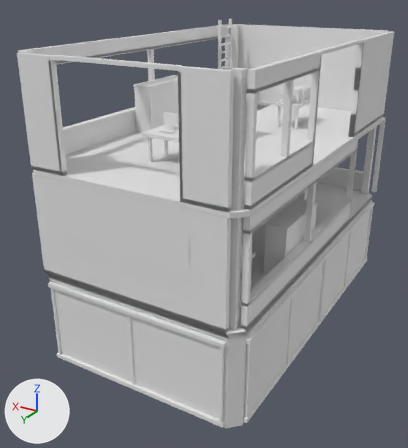
A saved change to the OBJ model cloudbreak-array-r2/assets/tower-e-2.obj.
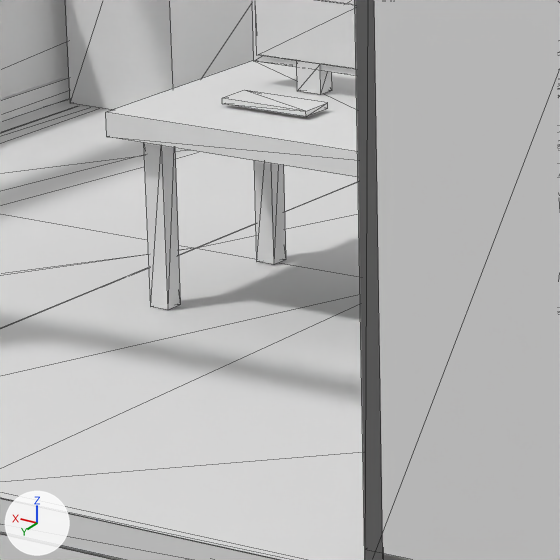
Old and new are each drawn whole from a 50 mm camera at (-8.65, 16.38, 7.95) aimed at (0.54, 1.07, 0.29) and again close up on the part from 31% to 51% of the width and 26% to 44% of the height. Lighting does not change. The marker at lower left points along +X, +Y and +Z. The older version's two pictures come first. The close-ups show mesh edges as thin lines. Where no turn or scale is listed for an object, it has been applied to the vertices.

Names of what the first close-up shows: 'tower-e-2'.
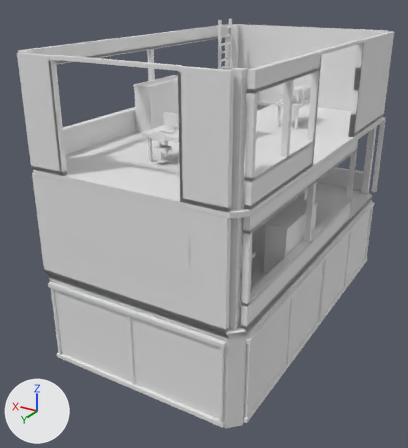
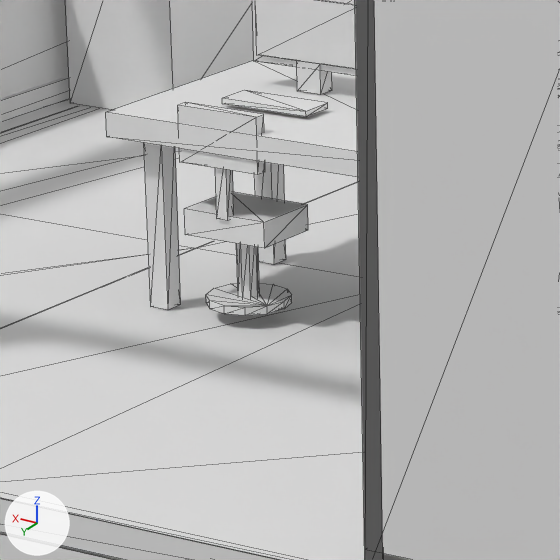
Patch to the scene script:
```diff
--- a/cloudbreak-array-r2/assets/tower-e-2.obj.py
+++ b/cloudbreak-array-r2/assets/tower-e-2.obj.py
@@ me_tower_e_2 @@
 # used by ob_tower_e_2; location = (0.0, 0.0, 0.0)
-me_tower_e_2.from_pydata(...)  # 1787 vertices, 2728 faces; spans x -3.57..3.57, y -6.17..6.17, z -2.97..6.53
+me_tower_e_2.from_pydata(...)  # 1915 vertices, 2944 faces; spans x -3.57..3.57, y -6.17..6.17, z -2.97..6.53
+# me_tower_e_2 part 1: a new loose piece, a 12-sided cylinder along z spanning x 0.11..0.47, y 3.555..3.915, z 3.269..3.304
+# me_tower_e_2 part 2: a new loose piece, an 8-sided cylinder along z spanning x 0.244..0.336, y 3.689..3.781, z 3.294..3.584
+# me_tower_e_2 part 3: a new loose piece, a box spanning x 0.09..0.49, y 3.58..3.9, z 3.57..3.68
+# me_tower_e_2 part 4: a new loose piece, a box spanning x 0.262..0.317, y 3.863..3.908, z 3.669..3.949
+# me_tower_e_2 part 5: a new loose piece, a box spanning x 0.095..0.485, y 3.868..3.922, z 3.889..4.129
+# other edits to the shape of me_tower_e_2 do not show in these pictures
```

What differs and where, as boxes (x1, y1, x2, y2) in the close-ups (560 x 560 px):
part 1 of me_tower_e_2, added
    after: (206, 283, 292, 315)
part 2 of me_tower_e_2, added
    after: (236, 244, 260, 298)
part 3 of me_tower_e_2, added
    after: (184, 192, 308, 248)
part 4 of me_tower_e_2, added
    after: (215, 168, 234, 221)
part 5 of me_tower_e_2, added
    after: (178, 102, 265, 175)
